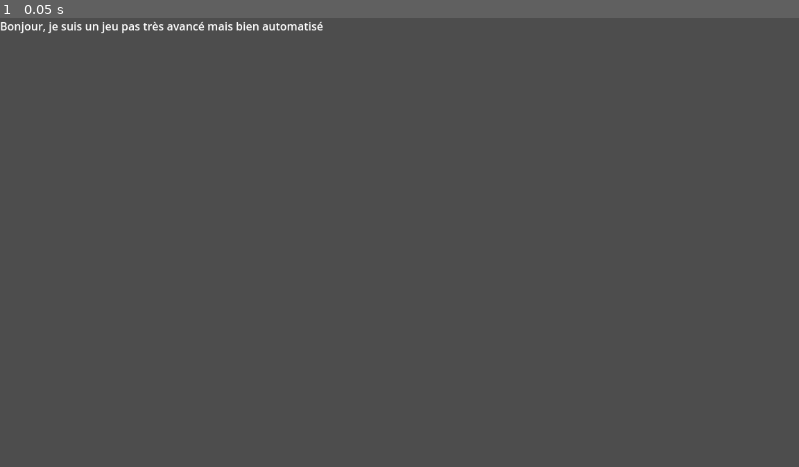
Above: before the commit, frame 1.
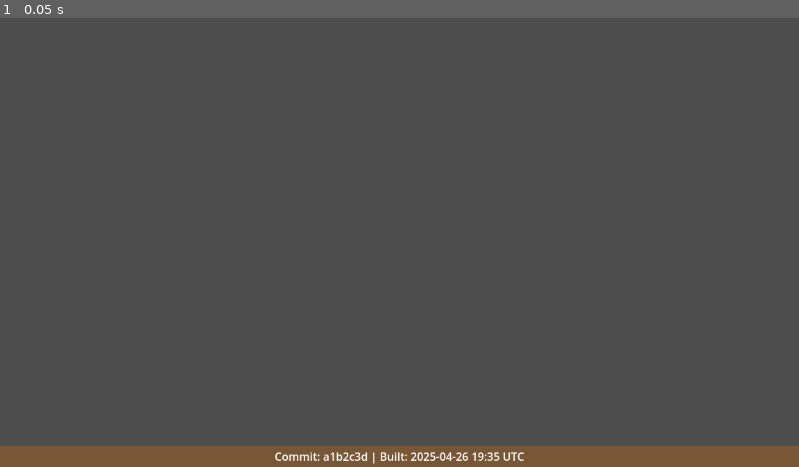
Above: after the commit, the same moment.

Repository: BenjaminAndre/Jolar
Game: Godot game, scene res://prototyping.tscn
The game is run twice, just before and just after one commit, with the same random seed, the same clock (stepped at 60 frames per second) and the same inputs.
Inputs:
- Up to frame 1 (0.05 s): no input

The runs differ from the first frame. In frame 1, 5.1% of the frame differs, in the area x 0-100%, y 0-100%.

Commit message:
Metadata banner

Diff:
--- /dev/null
+++ b/build_info_display.gd
@@ -0,0 +1,10 @@
+extends Label
+var build_info: String = ""
+
+
+func _ready():
+    var file = FileAccess.open("res://build_info.txt", FileAccess.READ)
+    if file:
+        build_info = file.get_as_text()
+        file.close()
+    text = build_info
--- a/prototyping.tscn
+++ b/prototyping.tscn
@@ -1,15 +1,36 @@
-[gd_scene format=3 uid="uid://djqvc7b4i8rwt"]
+[gd_scene load_steps=3 format=3 uid="uid://djqvc7b4i8rwt"]
+
+[ext_resource type="Script" path="res://build_info_display.gd" id="1_cosob"]
+
+[sub_resource type="StyleBoxFlat" id="StyleBoxFlat_g07j6"]
+bg_color = Color(0.917647, 0.45098, 0, 0.27451)
 
 [node name="Racine" type="Node3D"]
 
 [node name="UI" type="Control" parent="."]
 layout_mode = 3
-anchors_preset = 0
-offset_right = 40.0
-offset_bottom = 40.0
+anchors_preset = 15
+anchor_right = 1.0
+anchor_bottom = 1.0
+grow_horizontal = 2
+grow_vertical = 2
 
-[node name="Label" type="Label" parent="UI"]
-layout_mode = 0
-offset_right = 40.0
-offset_bottom = 23.0
+[node name="BuildMetadata" type="PanelContainer" parent="UI"]
+custom_minimum_size = Vector2(0, 30)
+layout_mode = 1
+anchors_preset = 12
+anchor_top = 1.0
+anchor_right = 1.0
+anchor_bottom = 1.0
+grow_horizontal = 2
+grow_vertical = 0
+theme_override_styles/panel = SubResource("StyleBoxFlat_g07j6")
+
+[node name="HBoxContainer" type="HBoxContainer" parent="UI/BuildMetadata"]
+layout_mode = 2
+size_flags_horizontal = 4
+
+[node name="Text" type="Label" parent="UI/BuildMetadata/HBoxContainer"]
+layout_mode = 2
 text = "Bonjour, je suis un jeu pas très avancé mais bien automatisé"
+script = ExtResource("1_cosob")
Not shown, added: build_info.txt
Not shown, changed: .github/workflows/indev.yml
